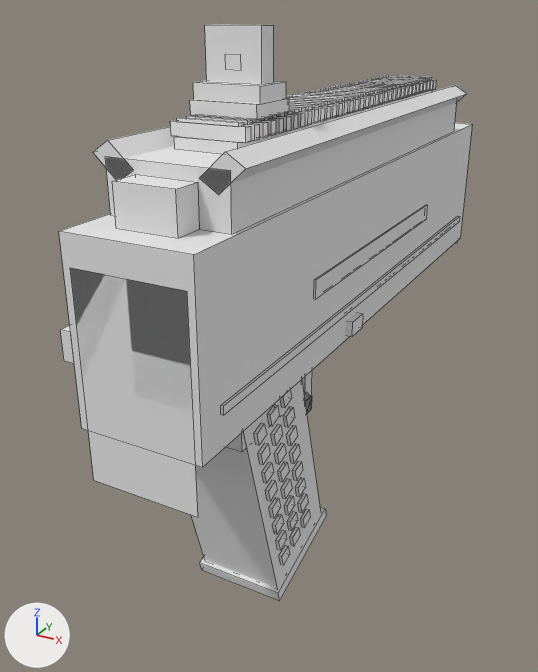
The OBJ model src/main/resources/assets/mareeletrica/models/block/paint_m249_body_0.obj: old version first, new version second.
Before and after are seen from a camera (50 mm lens) standing at (0.993, -1.508, 0.82) and looking at (0.423, -0.471, 0.301). Arrows for +X, +Y and +Z are at lower left; the lights stay in place. The first picture is the older version. Mesh edges are drawn as thin lines. Where no turn or scale is listed for an object, it has been applied to the vertices. Vertices at exactly the same position are counted once.

The scene before the commit, as lines of its bpy script (objects in view):
```python
me_paint_m249_body_0 = bpy.data.meshes.new('paint_m249_body_0')
me_paint_m249_body_0.from_pydata(...)  # 1242 vertices, 924 faces; spans x 0.328..0.601, y -0.925..0.115, z -0.028..0.802
me_paint_m249_body_0.materials.append(mat_paint)  # its picture is missing
ob_paint_m249_body_0 = bpy.data.objects.new('paint_m249_body_0', me_paint_m249_body_0)
ob_paint_m249_body_0.location = (0.0, 0.0, 0.0)
```
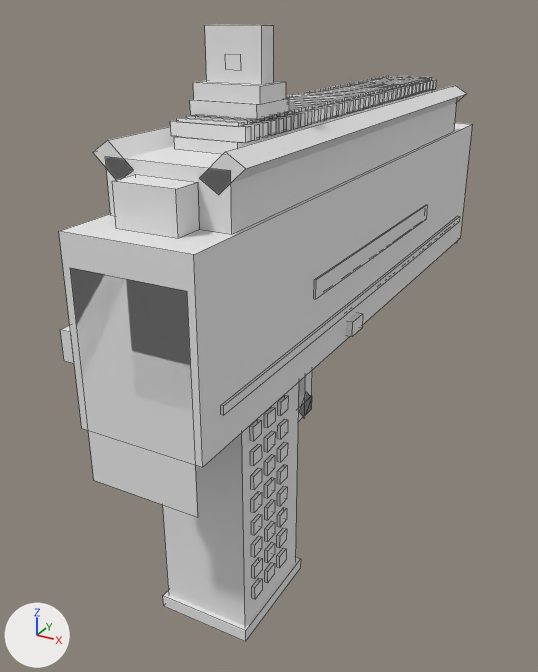
Location of each change, [x1, y1, x2, y2] in pixels of the pictures (538 x 672 px; the box of a moved part takes in the faces that stretch with it):
'paint_m249_body_0', reshaped (7% taller)
    before: [59, 25, 472, 601]
    after: [59, 25, 472, 642]
part 1 of me_paint_m249_body_0, added
    after: [163, 382, 299, 626]
part 2 of me_paint_m249_body_0, moved or reshaped
    before: [200, 507, 326, 601]
    after: [163, 557, 301, 642]
part 3 of me_paint_m249_body_0, moved or reshaped
    before: [279, 546, 290, 565]
    after: [252, 578, 262, 599]
part 4 of me_paint_m249_body_0, moved or reshaped
    before: [276, 530, 287, 550]
    after: [252, 557, 262, 579]
part 5 of me_paint_m249_body_0, moved or reshaped
    before: [273, 514, 284, 534]
    after: [251, 536, 262, 557]
part 6 of me_paint_m249_body_0, moved or reshaped
    before: [269, 498, 281, 518]
    after: [251, 514, 262, 536]
part 7 of me_paint_m249_body_0, moved or reshaped
    before: [265, 480, 277, 501]
    after: [251, 491, 262, 513]
part 8 of me_paint_m249_body_0, moved or reshaped
    before: [262, 462, 274, 483]
    after: [251, 468, 262, 490]
part 9 of me_paint_m249_body_0, moved or reshaped
    before: [258, 443, 270, 465]
    after: [250, 444, 262, 466]
part 10 of me_paint_m249_body_0, moved or reshaped
    before: [254, 423, 267, 445]
    after: [250, 419, 261, 441]
part 11 of me_paint_m249_body_0, moved or reshaped
    before: [290, 527, 300, 546]
    after: [265, 562, 275, 583]
part 12 of me_paint_m249_body_0, moved or reshaped
    before: [287, 511, 298, 531]
    after: [265, 542, 275, 563]
part 13 of me_paint_m249_body_0, moved or reshaped
    before: [284, 495, 295, 515]
    after: [265, 521, 275, 542]
part 14 of me_paint_m249_body_0, moved or reshaped
    before: [281, 479, 292, 499]
    after: [265, 500, 275, 520]
part 15 of me_paint_m249_body_0, moved or reshaped
    before: [278, 461, 289, 482]
    after: [264, 477, 275, 498]
part 16 of me_paint_m249_body_0, moved or reshaped
    before: [274, 443, 286, 464]
    after: [264, 455, 275, 476]
part 17 of me_paint_m249_body_0, rebuilt (8% narrower)
    before: [267, 404, 279, 426]
    after: [264, 407, 275, 428]
part 18 of me_paint_m249_body_0, deleted
    before: [280, 390, 310, 528]
part 19 of me_paint_m249_body_0, built on
    before: [191, 380, 321, 588]
    after: [264, 395, 288, 568]

The change, as a list of edits to the scene's bpy script:
```text
Change me_paint_m249_body_0:
    remove me_paint_m249_body_0.from_pydata(...)  # 1242 vertices, 924 faces; spans x 0.328..0.601, y -0.925..0.115, z -0.028..0.802
    add me_paint_m249_body_0.from_pydata(...)  # 1234 vertices, 918 faces; spans x 0.328..0.601, y -0.925..0.115, z -0.018..0.802
    me_paint_m249_body_0 part 1: a new loose piece, a box spanning x 0.432..0.568, y -0.805..-0.645, z -0.002..0.354, in mat_paint (its picture is missing)
    me_paint_m249_body_0 part 2: the loose piece of 8 vertices spanning x 0.427..0.573, y -0.714..-0.539, z -0.028..0.04 is turned -16 degrees about the x axis through its middle, then moved by (0.0, -0.099, -0.014)
    me_paint_m249_body_0 part 3: the loose piece of 8 vertices spanning x 0.568..0.573, y -0.702..-0.677, z 0.034..0.059 is turned -16 degrees about the x axis through its middle, then moved by (0.0, -0.085, 0.002)
    me_paint_m249_body_0 part 4: the loose piece of 8 vertices spanning x 0.568..0.573, y -0.713..-0.687, z 0.07..0.096 is turned -16 degrees about the x axis through its middle, then moved by (0.0, -0.075, 0.003)
    me_paint_m249_body_0 part 5: the loose piece of 8 vertices spanning x 0.568..0.573, y -0.723..-0.698, z 0.107..0.132 is turned -16 degrees about the x axis through its middle, then moved by (0.0, -0.064, 0.005)
    me_paint_m249_body_0 part 6: the loose piece of 8 vertices spanning x 0.568..0.573, y -0.734..-0.708, z 0.143..0.169 is turned -16 degrees about the x axis through its middle, then moved by (0.0, -0.054, 0.006)
    me_paint_m249_body_0 part 7: the loose piece of 8 vertices spanning x 0.568..0.573, y -0.744..-0.718, z 0.18..0.206 is turned -16 degrees about the x axis through its middle, then moved by (0.0, -0.043, 0.008)
    me_paint_m249_body_0 part 8: the loose piece of 8 vertices spanning x 0.568..0.573, y -0.755..-0.729, z 0.216..0.242 is turned -16 degrees about the x axis through its middle, then moved by (0.0, -0.033, 0.009)
    me_paint_m249_body_0 part 9: the loose piece of 8 vertices spanning x 0.568..0.573, y -0.765..-0.739, z 0.253..0.279 is turned -16 degrees about the x axis through its middle, then moved by (0.0, -0.022, 0.011)
    me_paint_m249_body_0 part 10: the loose piece of 8 vertices spanning x 0.568..0.573, y -0.776..-0.75, z 0.289..0.315 is turned -16 degrees about the x axis through its middle, then moved by (0.0, -0.012, 0.012)
    me_paint_m249_body_0 part 11: the loose piece of 8 vertices spanning x 0.568..0.573, y -0.666..-0.64, z 0.044..0.07 is turned -16 degrees about the x axis through its middle, then moved by (0.0, -0.084, -0.008)
    me_paint_m249_body_0 part 12: the loose piece of 8 vertices spanning x 0.568..0.573, y -0.676..-0.651, z 0.081..0.106 is turned -16 degrees about the x axis through its middle, then moved by (0.0, -0.073, -0.007)
    me_paint_m249_body_0 part 13: the loose piece of 8 vertices spanning x 0.568..0.573, y -0.687..-0.661, z 0.117..0.143 is turned -16 degrees about the x axis through its middle, then moved by (0.0, -0.063, -0.006)
    me_paint_m249_body_0 part 14: the loose piece of 8 vertices spanning x 0.568..0.573, y -0.697..-0.671, z 0.154..0.179 is turned -16 degrees about the x axis through its middle, then moved by (0.0, -0.052, -0.004)
    me_paint_m249_body_0 part 15: the loose piece of 8 vertices spanning x 0.568..0.573, y -0.708..-0.682, z 0.19..0.216 is turned -16 degrees about the x axis through its middle, then moved by (0.0, -0.042, -0.003)
    me_paint_m249_body_0 part 16: the loose piece of 8 vertices spanning x 0.568..0.573, y -0.718..-0.692, z 0.227..0.253 is turned -16 degrees about the x axis through its middle, then moved by (0.0, -0.031, -0.001)
    me_paint_m249_body_0 part 17: the loose piece of 8 vertices spanning x 0.568..0.573, y -0.739..-0.713, z 0.3..0.326 is rebuilt with 8 vertices and now spans x 0.568..0.573, y -0.747..-0.726, z 0.304..0.325
    me_paint_m249_body_0 part 18: 16 loose pieces with 128 vertices, spanning x 0.427..0.573, y -0.703..-0.604, z 0.055..0.336, are deleted
    me_paint_m249_body_0 part 19: 32 vertices removed from x 0.427..0.573, y -0.815..-0.551, z -0.01..0.418; 144 vertices added at x 0.427..0.573, y -0.747..-0.688, z 0.038..0.325
    other edits to the shape of me_paint_m249_body_0 do not show in these pictures
```
